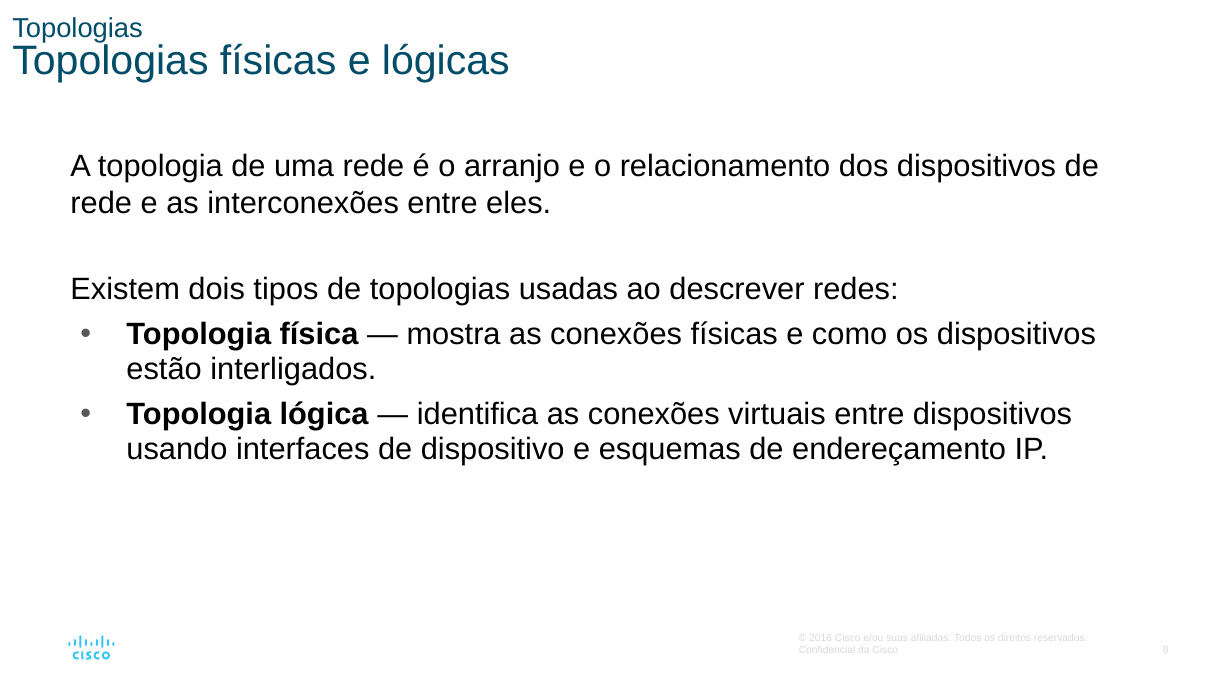
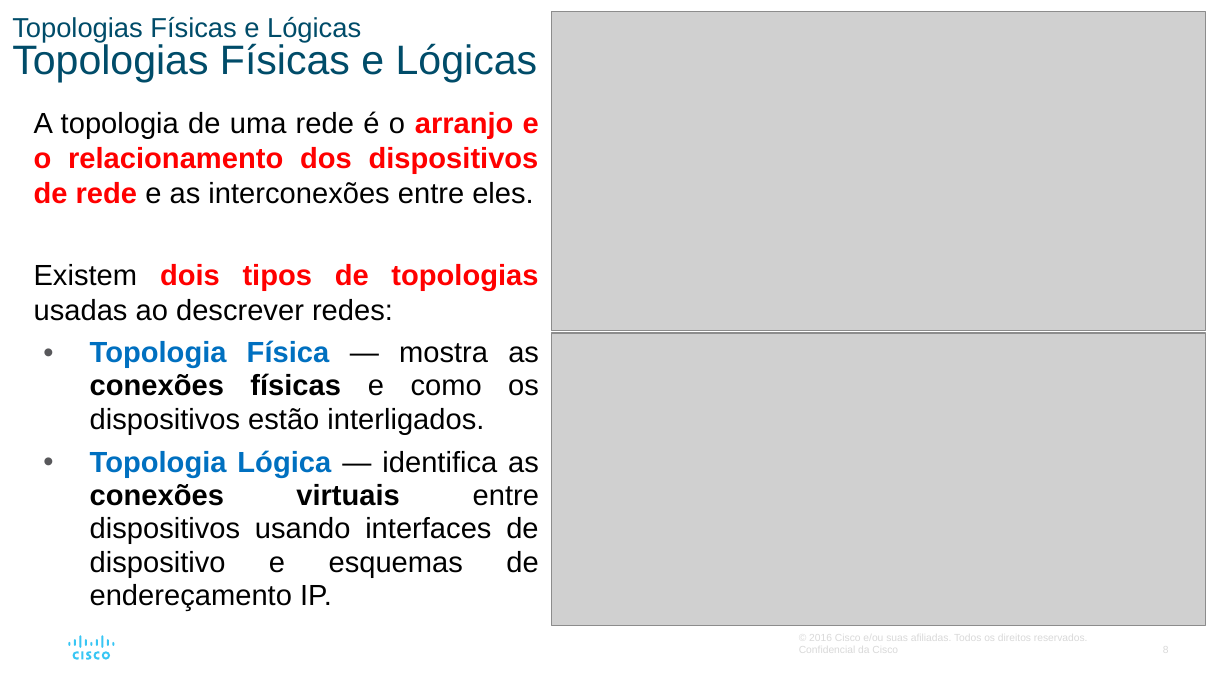
Before and after one commit to vaamonde/netacad, a slide deck: slide 8 of 02-CCNA-200-301-v7/01-CCNA-IntroducaoAsRedes-v7.02/01-Modulo01-PPTS/Modulo06-CamadaDeEnlace.pptx. Drawn at 1232x693 pixels with LibreOffice and Linux fonts; fonts in the diff are those of the drawing; grey boxes stand for pictures. Boxes give left, top, right and bottom in pixels: in the first picture for what was removed or moved away, otherwise in the second. Text is boxed around its words. In the diff, an @@ line names an element or a change of style, - is before the commit and + after.

```diff
--- a/02-CCNA-200-301-v7/01-CCNA-IntroducaoAsRedes-v7.02/01-Modulo01-PPTS/Modulo06-CamadaDeEnlace.pptx
+++ b/02-CCNA-200-301-v7/01-CCNA-IntroducaoAsRedes-v7.02/01-Modulo01-PPTS/Modulo06-CamadaDeEnlace.pptx
@@ title at bbox=[12, 17, 538, 82]: text changed; size 24 to 16 pt @@
-Topologias
-Topologias físicas e lógicas
+Topologias Físicas e Lógicas
+Topologias Físicas e Lógicas
@@ picture added at bbox=[552, 11, 1206, 330] @@
@@ text "A topologia de uma rede ...": place and size @@
-text "A topologia de uma rede ..." at bbox=[70, 153, 1099, 465]
+text "A topologia de uma rede ..." at bbox=[34, 111, 539, 610]
@@ text at bbox=[34, 111, 539, 321]: size 18 to 17 pt in "A topologia de uma rede é o ...", "Existem dois tipos de topologias usadas ao ..."; text colour #000000 to #FF0000, bold on in "arranjo e o relacionamento dos dispositivos de ...", "dois tipos de topologias"; alignment left to justified @@
@@ text at bbox=[90, 340, 539, 610]: text changed; size 18 to 17 pt @@
-  • Topologia física — mostra as conexões físicas e como os dispositivos estão interligados.
-  • Topologia lógica — identifica as conexões virtuais entre dispositivos usando interfaces de dispositivo e esquemas de endereçamento IP.
+  • Topologia Física — mostra as conexões físicas e como os dispositivos estão interligados.
+  • Topologia Lógica — identifica as conexões virtuais entre dispositivos usando interfaces de dispositivo e esquemas de endereçamento IP.
@@ picture added at bbox=[552, 333, 1206, 625] @@
```
Also in this commit, not shown: 17 other slides changed, 3 other files.
